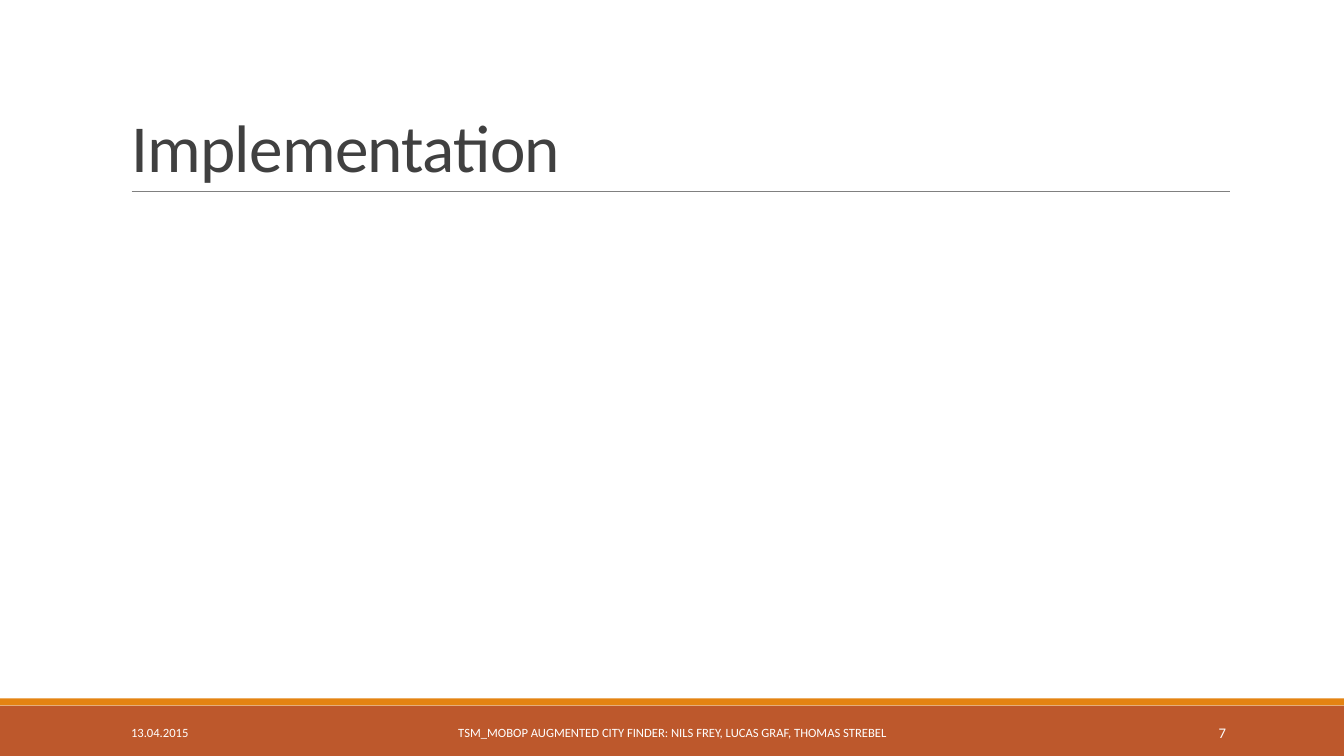
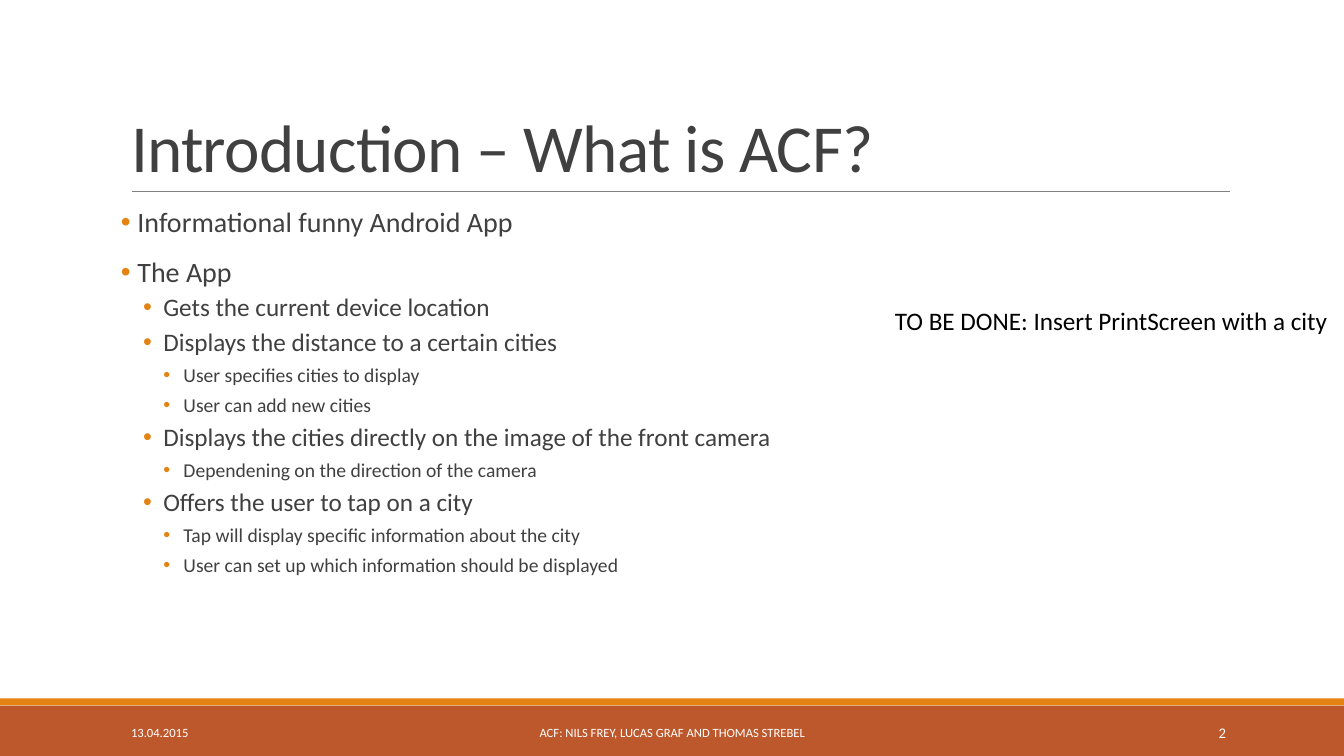
Before and after one commit to freyn42/TSM_MobOp, a slide deck: slide 2 of Presentation/TSM_MobOp Mini Project.pptx (slide 7 before the commit). Drawn at 1344x756 pixels with LibreOffice and Linux fonts; fonts in the diff are those of the drawing. Boxes give left, top, right and bottom in pixels: in the first picture for what was removed or moved away, otherwise in the second. Text is boxed around its words. In the diff, an @@ line names an element or a change of style, - is before the commit and + after.

```diff
--- a/Presentation/TSM_MobOp Mini Project.pptx
+++ b/Presentation/TSM_MobOp Mini Project.pptx
@@ title at <box>131,125,873,173</box>: text changed @@
-Implementation
+Introduction – What is ACF?
@@ text added at <box>137,212,771,575</box>, 14 pt, text #404040 @@
+• Informational funny Android App
+• The App
+  • Gets the current device location
+  • Displays the distance to a certain cities
+    • User specifies cities to display
+    • User can add new cities
+  • Displays the cities directly on the image of the front camera
+    • Dependening on the direction of the camera
+  • Offers the user to tap on a city
+    • Tap will display specific information about the city
+    • User can set up which information should be displayed
@@ text added at <box>895,312,1327,334</box>, 18 pt, text #000000 @@
+TO BE DONE: Insert PrintScreen with a city
@@ text at <box>540,729,805,739</box>: text changed @@
-TSM_MOBOP AUGMENTED CITY FINDER: NILS FREY, LUCAS GRAF, THOMAS STREBEL
+ACF: NILS FREY, LUCAS GRAF AND THOMAS STREBEL
@@ page number at <box>1219,728,1226,738</box>: text changed @@
-7
+2
```
Also in this commit, not shown: 11 other slides changed.
